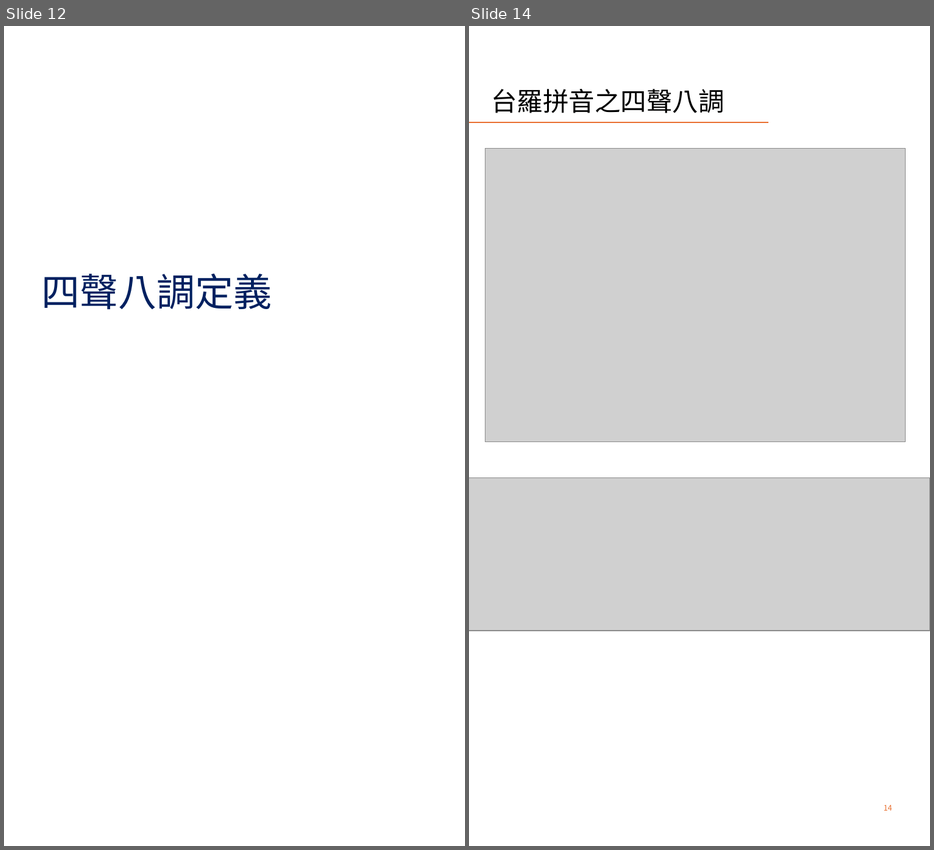
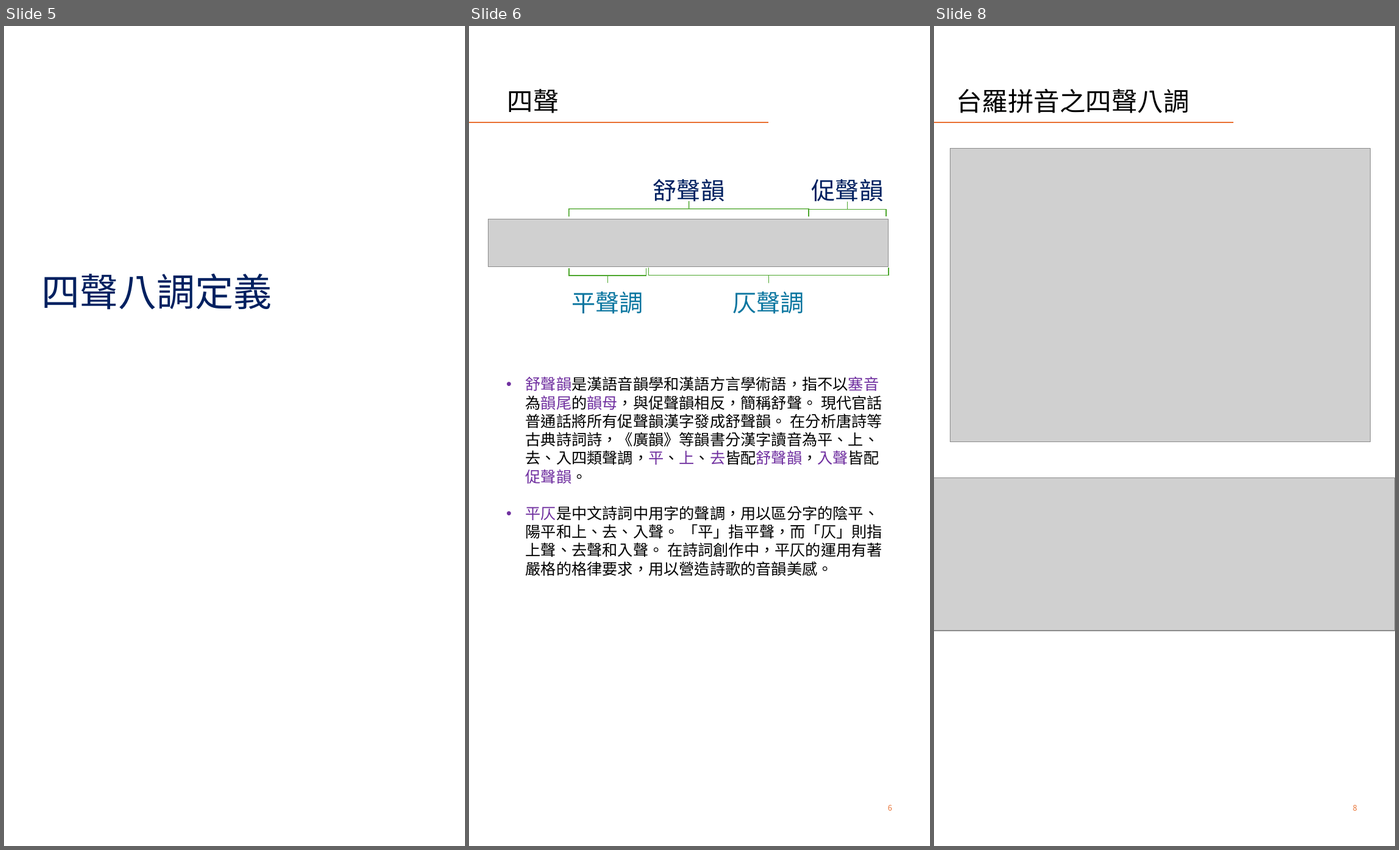
Before and after one commit to AlanJui/Piau-Im, a slide deck: Documents/十五音教材/閩南語之四聲八調與變調規則.pptx. Shown side by side, each under a label of ours: slides 12 and 14 before the commit, slides 5, 6 and 8 after it; the slides between them are not shown. The pictures are 934x850 and 1399x850 pixels, drawn with LibreOffice and Linux fonts; fonts in the diff are those of the drawing; grey boxes stand for pictures. Boxes give left, top, right and bottom in pixels: in the first picture for what was removed or moved away, otherwise in the second. Text is boxed around its words. In the diff, an @@ line names an element or a change of style, - is before the commit and + after.

```diff
--- a/Documents/十五音教材/閩南語之四聲八調與變調規則.pptx
+++ b/Documents/十五音教材/閩南語之四聲八調與變調規則.pptx
@@ slide 6 added at (469, 26, 930, 846), background #FFFFFF; not listed: 1 template element that a slide beside it also shows @@
@@ title added at (507, 89, 559, 113), 30.4 pt, text #000000 @@
+四聲
@@ text added at (653, 179, 725, 206), 28 pt, text #002060 @@
+舒聲韻
@@ text added at (812, 179, 883, 206), 28 pt, text #002060 @@
+促聲韻
@@ left brace added at (569, 201, 809, 216), outline #4EA72E 1 pt @@
@@ left brace added at (808, 202, 886, 216), outline #4EA72E 1 pt @@
@@ picture added at (488, 219, 888, 267) @@
@@ left brace added at (568, 268, 646, 283), outline #4EA72E 1 pt @@
@@ left brace added at (649, 268, 889, 283), outline #4EA72E 1 pt @@
@@ text added at (572, 291, 643, 314), 28 pt, text #0B76A0 @@
+平聲調
@@ text added at (733, 291, 805, 314), 28 pt, text #0B76A0 @@
+仄聲調
@@ text added at (526, 376, 883, 576), 18 pt, text #000000 @@
+• 舒聲韻是漢語音韻學和漢語方言學術語，指不以塞音為韻尾的韻母，與促聲韻相反，簡稱舒聲。 現代官話普通話將所有促聲韻漢字發成舒聲韻。 在分析唐詩等古典詩詞詩，《廣韻》等韻書分漢字讀音為平、上、去、入四類聲調，平、上、去皆配舒聲韻，入聲皆配促聲韻。
+• 平仄是中文詩詞中用字的聲調，用以區分字的陰平、陽平和上、去、入聲。 「平」指平聲，而「仄」則指上聲、去聲和入聲。 在詩詞創作中，平仄的運用有著嚴格的格律要求，用以營造詩歌的音韻美感。
@@ page number added at (888, 804, 892, 810), 9 pt, text #E97132 @@
+6
@@ what was slide 12 is now slide 5 @@
@@ what was slide 14 is now slide 8 @@
@@ page number at (1353, 804, 1357, 810): text changed @@
-14
+8
```
Also in this commit, not shown: 7 slides changed, 1 other slide added, 28 other files.
